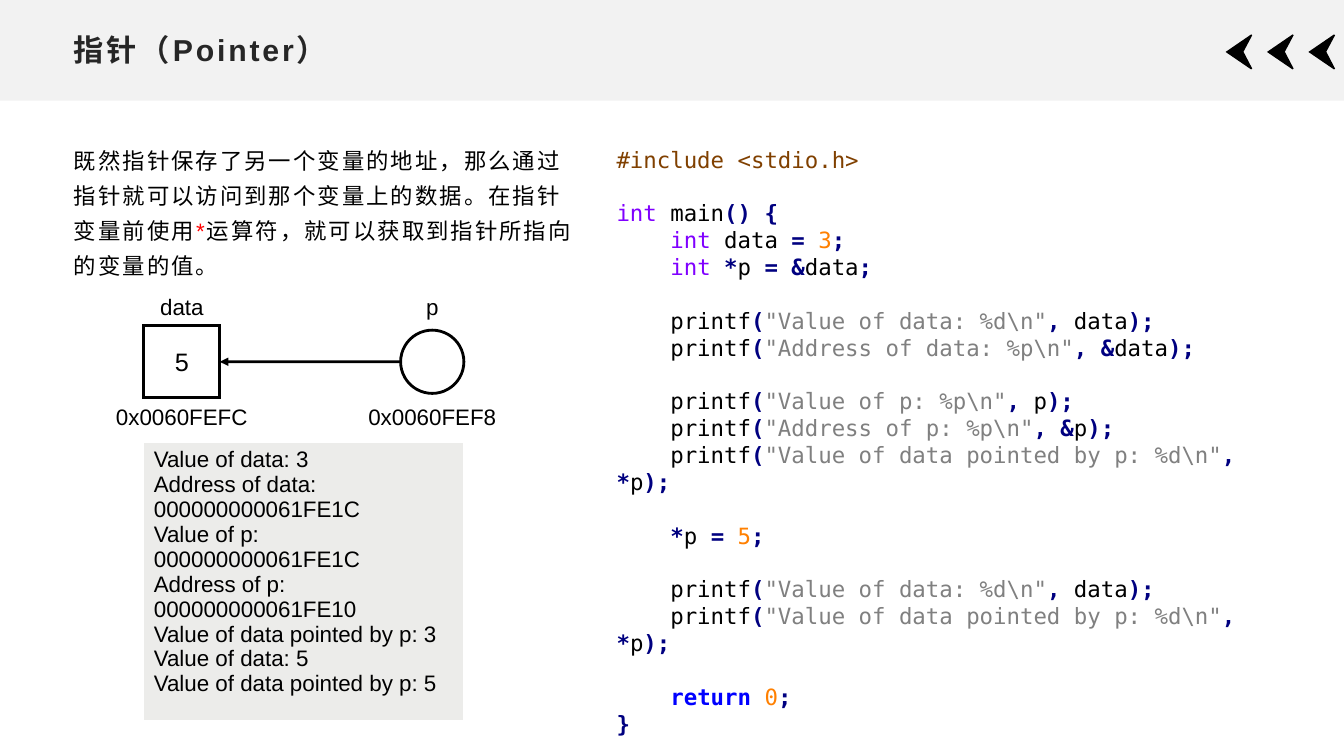
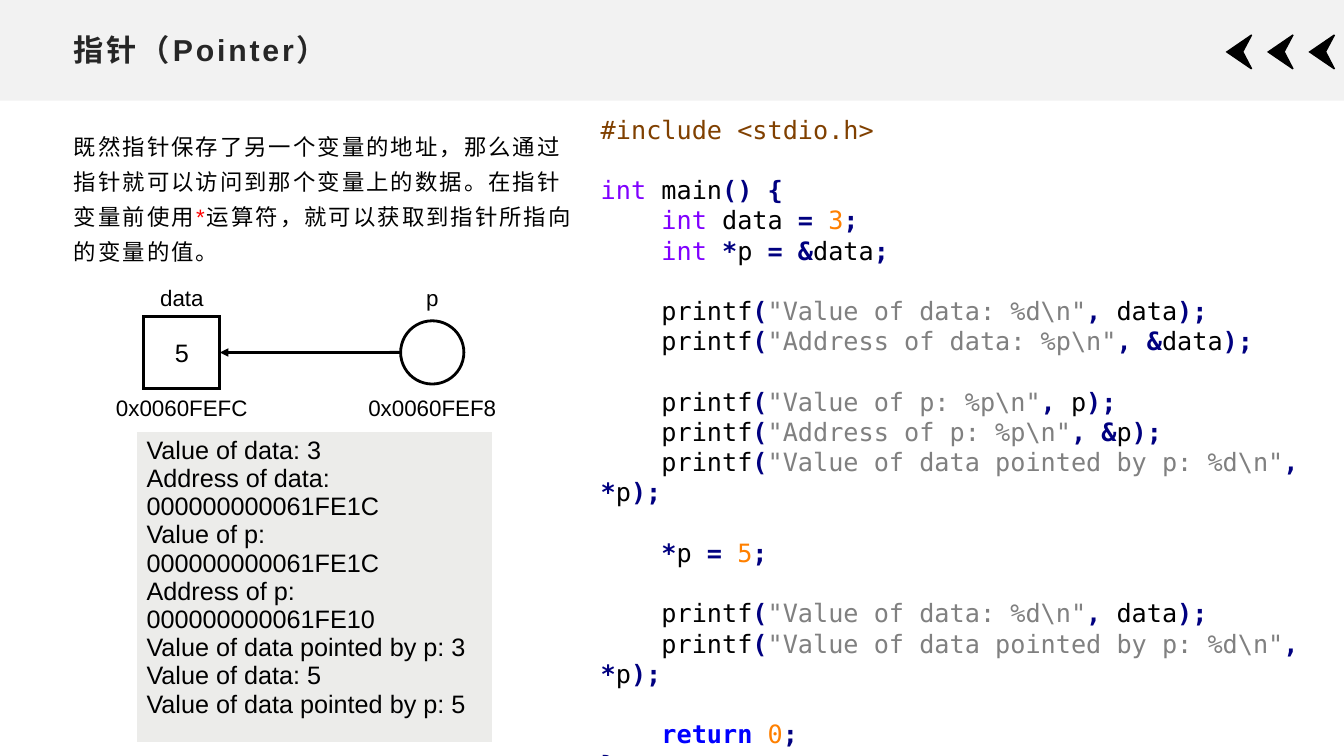
Before and after one commit to xdai02/C, a slide deck: slide 4 of slides/Chapter7.pptx. Drawn at 1344x756 pixels with LibreOffice and Linux fonts; fonts in the diff are those of the drawing. Boxes give left, top, right and bottom in pixels: in the first picture for what was removed or moved away, otherwise in the second. Text is boxed around its words. In the diff, an @@ line names an element or a change of style, - is before the commit and + after.

```diff
--- a/slides/Chapter7.pptx
+++ b/slides/Chapter7.pptx
@@ text "#include <stdio.h>": place and size @@
-text "#include <stdio.h>" at (617, 151, 1236, 708)
+text "#include <stdio.h>" at (601, 119, 1299, 747)
@@ text "#include <stdio.h>" at (601, 119, 1299, 747): size 16 to 18 pt @@
@@ text "既然指针保存了另一个变量的地址，那么通过指针就可以访问到那个变量上的数据。在指针变量前使用*运算符，就可以获取到指针所指 ...": place and size @@
-text "既然指针保存了另一个变量的地址，那么通过指针就可以访问到那个变量上的数据。在指针变量前使用*运算符，就可以获取到指针所指 ..." at (74, 150, 571, 276)
+text "既然指针保存了另一个变量的地址，那么通过指针就可以访问到那个变量上的数据。在指针变量前使用*运算符，就可以获取到指针所指 ..." at (74, 136, 571, 262)
@@ 4 texts, 1 rectangle, 1 arrow, 1 ellipse: place and size @@
-4 texts, 1 rectangle, 1 arrow, 1 ellipse at (116, 298, 496, 426)
+4 texts, 1 rectangle, 1 arrow, 1 ellipse at (116, 289, 496, 417)
@@ table at (136, 432, 492, 744) @@
@@ size 16 to 18 pt @@
@@ table: place and size @@
-table at (144, 443, 465, 722)
+table at (136, 432, 492, 744)
```
Also in this commit, not shown: 5 other slides changed, 21 slides added, 2 other files.
